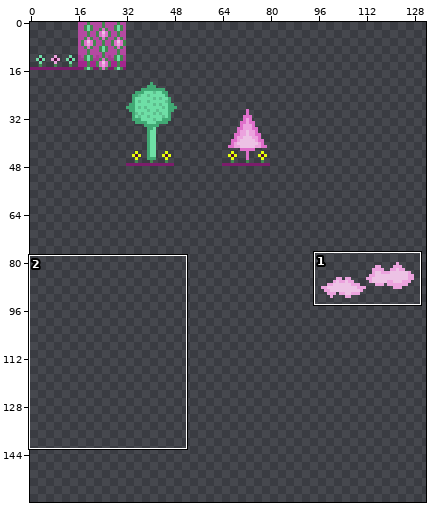
Sprite sheet, stored at map/tilesheet.png. Above: a wide view before the commit, with the close-up outlined.
Close-up. Old version:
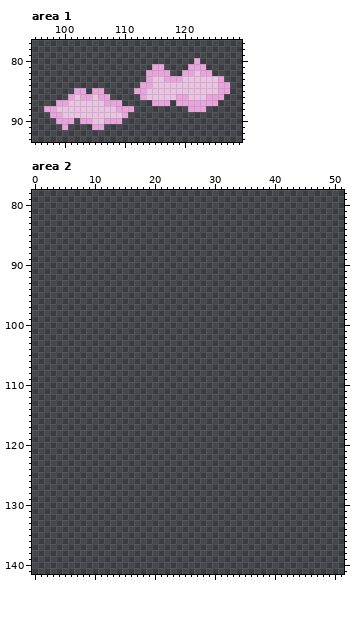
The file is 160x160 pixels. Shown: area 1: x 95..129, y 77..93; area 2: x 0..51, y 78..141. The wide view leaves out empty margins. The commit also changed other parts of the picture, which this record leaves out.
And afterwards:
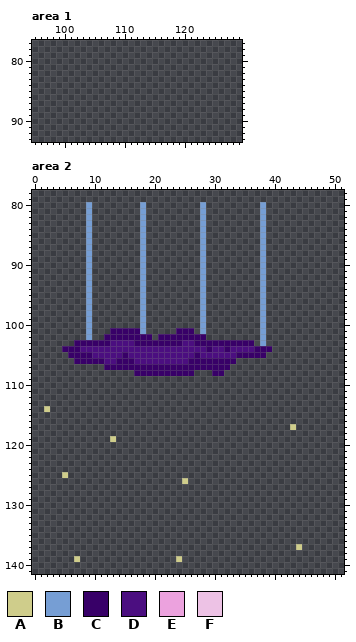
Palette (. is transparent): A #cfcd8b  B #769ed4  C #380068  D #4b0e80  E #eca2de  F #edc2e5
From old to new:
Area 1:
Colour E is removed in row 80 at x 122; in row 81 at x 115 to 116 and 121 to 123; in row 82 at x 114 to 117, 120 to 121 and 123 to 124; in row 83 at x 114, 117 to 119 and 126; in row 84 at x 113 to 114 and 126 to 127; in row 85 at x 102 to 103, 105 to 106, 112 to 113 and 126 to 127.
Colour E is removed in row 86 at x 101, 103 to 104, 106 to 107, 113, 119 to 120 and 124 to 126; in row 87 at x 99 to 100, 107 to 109, 115 to 117 and 119 to 125; in row 88 at x 97 to 98, 109 to 111 and 121 to 123; in row 89 at x 98 to 99 and 110; in row 90 at x 99 to 101, 103 to 104 and 107 to 109; in row 91 at x 100 and 105 to 106.
Colour F is removed in row 82 at x 122; in row 83 at x 115 to 116 and 120 to 125; in row 84 at x 115 to 125; in row 85 at x 114 to 125; in row 86 at x 102, 105, 114 to 118 and 121 to 123; in row 87 at x 101 to 106.
Colour F is removed in row 88 at x 99 to 108; in row 89 at x 100 to 109; in row 90 at x 105 to 106.
Area 2:
The author put colour A in row 114 at x 2; in row 117 at x 43; in row 119 at x 13; in row 125 at x 5; in row 126 at x 25; in row 137 at x 44.
The author put colour A in row 139 at x 7 and 24.
The author put colour B in rows 80 to 101 at x 9, 18, 28 and 38; in row 102 at x 9 and 38; in row 103 at x 38.
The author put colour C in row 101 at x 13 to 17 and 24 to 26; in row 102 at x 12 to 19 and 21 to 28; in row 103 at x 7 to 12, 17 to 24 and 27 to 36; in row 104 at x 5 to 7, 29, 32 and 37 to 39; in row 105 at x 6 to 9, 15, 27 and 34 to 38; in row 106 at x 7 to 11, 14 to 16 and 26 to 33.
The author put colour C in row 107 at x 12 to 32; in row 108 at x 17 to 26 and 30 to 31.
The author put colour D in row 103 at x 13 to 16 and 25 to 26; in row 104 at x 8 to 28, 30 to 31 and 33 to 36; in row 105 at x 10 to 14, 16 to 26 and 28 to 33; in row 106 at x 12 to 13 and 17 to 25.
